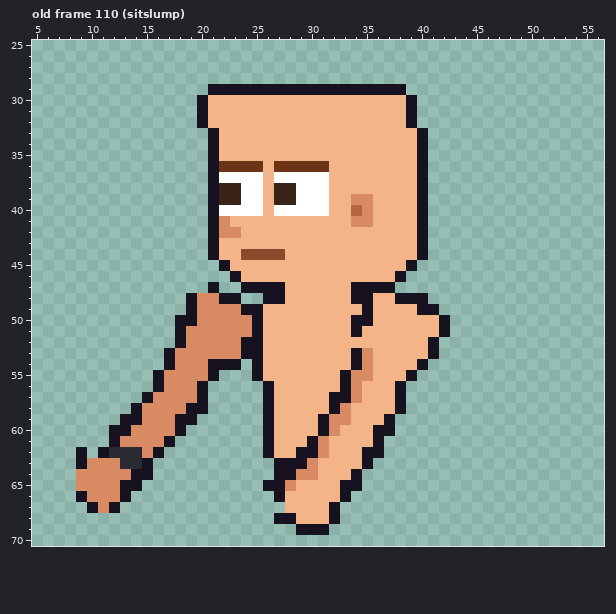
One commit to this pixel-art file: sprites/custom/custom_bare_left_anim.aseprite. Above, as it was before the edit.
64x80 pixels, 129 frames. Shown: old frame 110 (sitslump): x 5..56, y 25..70. The commit also changed other frames, which this record leaves out.
After the commit:
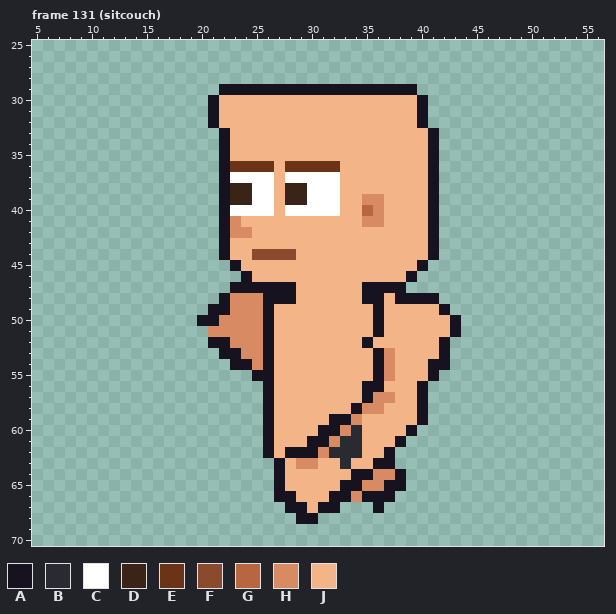
Palette (. is transparent): A #17121f  B #2a2a33  C #ffffff  D #3a2418  E #6b3416  F #8a4a2e  G #b8663f  H #d88a62  J #f3b488
A new or re-ordered frame is compared with the old frame closest to it.
Edits made:
frames 129 -> 135
Frame 131 (sitcouch) is new; against old frame 110 (sitslump):
y 29: x 21 A -> .; x 39 . -> A
y 30..32: x 20..21 AJ -> .A; x 39..40 A. -> JA
y 33..35: x 21..22 AJ -> .A; x 40..41 A. -> JA
y 36: x 21..22 AE -> .A; x 26..27 JE -> EJ; x 32 J -> E; x 40..41 A. -> JA
y 37: x 21..22 AC -> .A; x 26..27 JC -> CJ; x 32 J -> C; x 40..41 A. -> JA
y 38: x 21..22 AD -> .A; x 24 C -> D; x 26..27 JD -> CJ; x 29 C -> D; x 32 J -> C; x 40..41 A. -> JA
y 39: x 21..22 AD -> .A; x 24 C -> D; x 26..27 JD -> CJ; x 29 C -> D; x 32 J -> C; x 34 H -> J; x 36 J -> H; x 40..41 A. -> JA
y 40: x 21..22 AC -> .A; x 26..27 JC -> CJ; x 32 J -> C; x 34..36 GHJ -> JGH; x 40..41 A. -> JA
y 41: x 21..23 AHJ -> .AH; x 34 H -> J; x 36 J -> H; x 40..41 A. -> JA
y 42: x 21..22 AH -> .A; x 24 J -> H; x 40..41 A. -> JA
y 43: x 21..22 AJ -> .A; x 40..41 A. -> JA
y 44: x 21..22 AJ -> .A; x 24 F -> J; x 28 J -> F; x 40..41 A. -> JA
y 45: x 22..23 AJ -> .A; x 39..40 A. -> JA
y 46: x 23..24 AJ -> .A; x 38..39 A. -> JA
y 47: x 21 A -> .; x 23 . -> A; x 28 J -> A; x 34 A -> J; x 38 . -> A
y 48: x 19..21 AHH -> ...; x 23..25 A.. -> HHH; x 28 J -> A; x 34 A -> J; x 36 J -> A; x 41 . -> A
y 49: x 19..22 AHHH -> ..AA; x 24..26 AAJ -> HHA; x 35..36 AJ -> JA; x 40..42 AA. -> JJA
y 50: x 18..21 AAHH -> ..AA; x 25..26 AJ -> HA; x 34..36 AAJ -> JJA; x 42..43 A. -> JA
y 51: x 18..20 AHH -> ...; x 25..26 AJ -> HA; x 34 A -> J; x 36 J -> A; x 42..43 A. -> JA
y 52: x 18..22 AHHHH -> ...AA; x 24..26 AAJ -> HHA; x 35 J -> A; x 41..42 A. -> JA
y 53: x 17..26 AHHHHHHAAJ -> .....AAHHA; x 34..37 AHJJ -> JJAH; x 41..42 A. -> JA
y 54: x 17..22 AHHHAA -> ......; x 24..26 .AJ -> AHA; x 34..37 AHJJ -> JJAH; x 40..42 A.. -> JAA
y 55: x 16..21 AHHHHA -> ......; x 26 J -> A; x 33..37 AHHJJ -> JJJAH; x 39..41 A.. -> JJA
y 56: x 16..20 AHHHA -> .....; x 33..36 AHJJ -> JJAA; x 38..40 A.. -> JJA
y 57: x 15..20 AHHHHA -> ......; x 32..40 AAHJJJA.. -> JJJAHHJJA
y 58: x 14..20 AHHHHAA -> .......; x 32..36 AHJJJ -> JJAHH; x 38..40 A.. -> JJA
y 59: x 13..19 AAHHHAA -> .......; x 31..34 AHHJ -> JAAH; x 37..40 A... -> JJJA
y 60: x 12..18 AAHHHHA -> .......; x 32..34 HJJ -> AHB; x 36..39 AA.. -> JJJA
y 61: x 12..17 AHHHHA -> ......; x 31..34 HJJJ -> AHBB; x 36..38 A.. -> JJA
y 62: x 9 A -> .; x 11..16 ABBBHA -> ......; x 28 J -> A; x 32..37 JJJAA. -> BBBJJA
y 63: x 9..15 AHHHBBA -> .......; x 28..29 AA -> JH; x 33 J -> B; x 35..37 A.. -> JAA
y 64: x 9..15 HHHHHAA -> .......; x 28..30 AHH -> JJJ; x 35..38 .... -> AHHA
y 65: x 9..14 HHHHAA -> ......; x 26 A -> .; x 28 H -> J; x 35..38 .... -> HHAA
y 66: x 9..13 AHHHA -> .....; x 28 J -> A; x 32 J -> A; x 34..37 .... -> HAAA
y 67: x 10..12 AHA -> ...; x 28..29 JJ -> AA; x 31 J -> A; x 36 . -> A
y 68: x 27..32 AAJJJA -> ..AA..
y 69: x 29..31 AAA -> ...
Where, in picture pixels (left, top, right, bottom), the same in both pictures:
changed: (76, 84, 461, 535)
